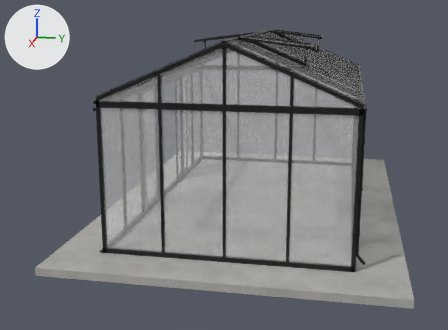
The glTF model models/scandiglas/sg-rect-10-2-17-6.glb: old version first, new version second.
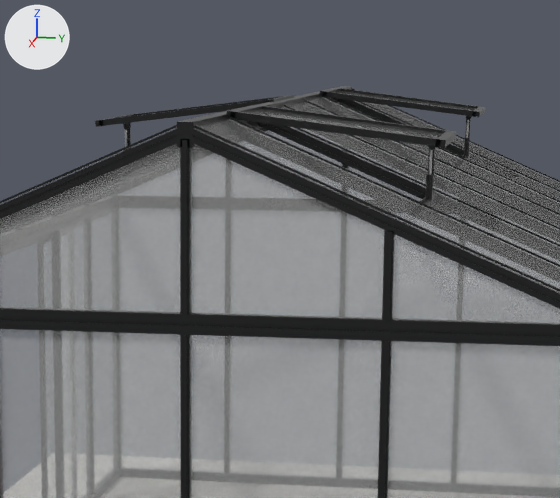
Old and new are each drawn whole from a 50 mm camera at (9.68, 3.59, 2.97) aimed at (0.28, 1.71, 0.62) and again close up on the part from 36% to 78% of the width and 0% to 50% of the height. Arrows for +X, +Y and +Z are at upper left; the lights stay in place. The last two pictures show the newer version. Vertices at exactly the same position are counted once.

Before the edit, the objects in view are built like this:
```python
me_scandiglas = bpy.data.meshes.new('scandiglas')
me_scandiglas.from_pydata(...)  # 7899 vertices, 14959 faces; spans x -3.31..3.31, y 0.0..4.38, z -0.1..2.68
# faces by material slot: [62, 11917, 960, 1272, 748]
me_scandiglas.materials.append(mat_concrete)  # picture img_concrete
me_scandiglas.materials.append(mat_powder)
me_scandiglas.materials.append(mat_steel)  # light grey #ceced0
me_scandiglas.materials.append(mat_glass)  # white #fdfefd
me_scandiglas.materials.append(mat_glass_roof)  # white #f3f5f3
ob_scandiglas_rect_10_2_17_6 = bpy.data.objects.new('scandiglas-rect-10-2-17-6', me_scandiglas)
ob_scandiglas_rect_10_2_17_6.location = (0.0, 0.0, 0.0)
```
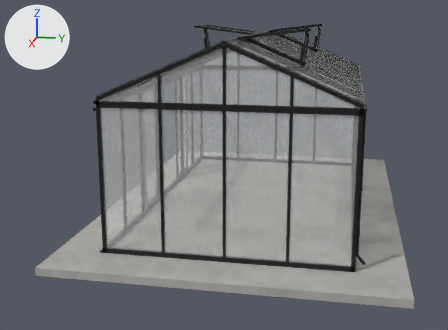
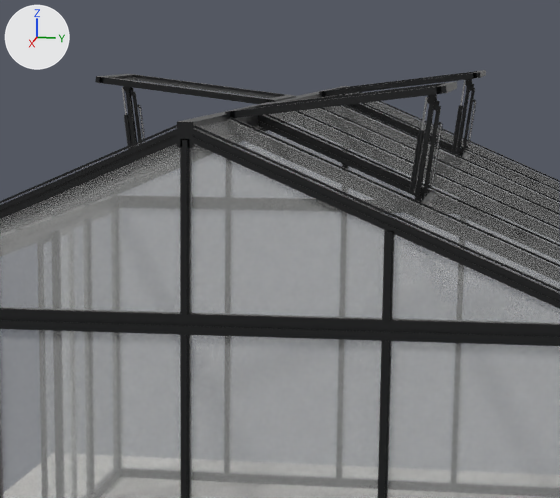
Boxes [x1, y1, x2, y2] around the edits, measured in the close-ups (560 x 498 px; the box of a moved part takes in the faces that stretch with it):
'scandiglas-rect-10-2-17-6', reshaped: before [0, 86, 560, 498]; after [0, 70, 560, 498]
part 1 of me_scandiglas, moved or reshaped (mostly hidden before): before [125, 130, 127, 147]; after [122, 87, 132, 146]
part 2 of me_scandiglas, moved or reshaped: before [464, 120, 470, 157]; after [452, 81, 466, 151]
part 3 of me_scandiglas, moved or reshaped: before [425, 150, 434, 200]; after [409, 97, 428, 192]
part 4 of me_scandiglas, moved or reshaped: before [95, 114, 134, 127]; after [95, 74, 136, 83]
part 5 of me_scandiglas, moved or reshaped (not visible afterwards): before [125, 128, 129, 146]
part 6 of me_scandiglas, moved or reshaped: before [123, 123, 130, 128]; after [124, 86, 130, 90]
part 7 of me_scandiglas, moved or reshaped (not visible afterwards): before [335, 91, 476, 111]
part 8 of me_scandiglas, moved or reshaped (not visible afterwards): before [247, 109, 443, 138]
part 9 of me_scandiglas, moved or reshaped: before [472, 107, 486, 117]; after [473, 70, 486, 79]
part 10 of me_scandiglas, moved or reshaped (mostly hidden afterwards): before [428, 148, 434, 174]; after [461, 91, 470, 143]
part 11 of me_scandiglas, moved or reshaped: before [435, 131, 456, 148]; after [436, 81, 457, 94]
part 12 of me_scandiglas, reshaped: before [226, 105, 448, 148]; after [225, 83, 445, 202]
part 13 of me_scandiglas, built on: before [99, 95, 295, 126]; after [99, 75, 296, 144]
part 14 of me_scandiglas, built on: before [320, 88, 479, 119]; after [319, 71, 477, 154]

Diff of the bpy script that builds the scene:
```diff
--- a/models/scandiglas/sg-rect-10-2-17-6.glb.py
+++ b/models/scandiglas/sg-rect-10-2-17-6.glb.py
@@ me_scandiglas @@
-me_scandiglas.from_pydata(...)  # 7899 vertices, 14959 faces; spans x -3.31..3.31, y 0.0..4.38, z -0.1..2.68
+me_scandiglas.from_pydata(...)  # 31284 vertices, 60390 faces; spans x -3.31..3.31, y 0.0..4.38, z -0.1..2.79
+# me_scandiglas part 1: the loose piece of 131 vertices spanning x 0.03..0.05, y 1.33..1.36, z 2.24..2.51 is turned 6.2 degrees about the x axis through its middle and scaled by 1.48, then moved by (-0.04, 0.0, 0.16)
+# me_scandiglas part 2: the loose piece of 131 vertices spanning x -1.5..-1.47, y 3.01..3.05, z 2.24..2.51 is turned -6.2 degrees about the x axis through its middle and scaled by 1.48, then moved by (-0.04, -0.05, 0.16)
+# me_scandiglas part 3: the loose piece of 131 vertices spanning x 1.55..1.58, y 3.01..3.05, z 2.24..2.51 is turned -6.2 degrees about the x axis through its middle and scaled by 1.48, then moved by (-0.04, -0.05, 0.16)
+# me_scandiglas part 4: the loose piece of 48 vertices spanning x -0.37..0.37, y 1.26..1.31, z 2.54..2.57 is moved by (0.0, 0.0, 0.21)
+# me_scandiglas part 5: the loose piece of 24 vertices spanning x 0.01..0.02, y 1.33..1.36, z 2.21..2.52 is scaled about its middle by (1, 1.27, 0.12), then moved by (0.01, 0.05, -0.07)
+# me_scandiglas part 6: the loose piece of 24 vertices spanning x 0.01..0.02, y 1.33..1.36, z 2.51..2.54 is moved by (0.0, 0.01, 0.2)
+# me_scandiglas part 7: the loose piece of 24 vertices spanning x -1.86..-1.19, y 2.25..3.07, z 2.55..2.66 is scaled about its middle by (0, 0.0358, 0.26), then moved by (1.52, -1.32, 0.1), in mat_powder
+# me_scandiglas part 8: the loose piece of 24 vertices spanning x 1.19..1.86, y 2.25..3.07, z 2.55..2.66 is scaled about its middle by (0, -0.0265, 0.0271), then moved by (-1.52, -1.23, -0.25), in mat_powder
+# me_scandiglas part 9: the loose piece of 48 vertices spanning x -1.89..-1.15, y 3.07..3.11, z 2.54..2.57 is moved by (0.0, 0.0, 0.21)
+# me_scandiglas part 10: the loose piece of 24 vertices spanning x 1.54, y 3.02..3.04, z 2.21..2.52 is turned -6.2 degrees about the x axis through its middle and scaled by 1.37, then moved by (-3.08, -0.03, 0.15)
+# me_scandiglas part 11: the loose piece of 48 vertices spanning x 1.15..1.89, y 3.07..3.11, z 2.54..2.57 is moved by (0.0, 0.0, 0.21)
+# me_scandiglas part 12: 3 vertices moved within x 1.51, y 3.05, z 2.51; 129 vertices removed from x 1.15..1.89, y 2.2..3.09, z 2.51..2.68; 8168 vertices added at x 1.15..1.89, y 2.2..3.09, z 2.26..2.78
+# me_scandiglas part 13: 114 vertices removed from x -0.37..0.37, y 1.28..2.17, z 2.54..2.68; 7937 vertices added at x -0.37..0.37, y 1.29..2.18, z 2.26..2.78
+# me_scandiglas part 14: 3 vertices moved within x -1.51, y 3.05, z 2.51; 105 vertices removed from x -1.89..-1.15, y 2.2..3.09, z 2.51..2.68; 7904 vertices added at x -1.89..-1.15, y 2.2..3.09, z 2.26..2.78
+# other edits to the shape of me_scandiglas do not show in these pictures
 me_scandiglas.materials.append(mat_concrete)
```
